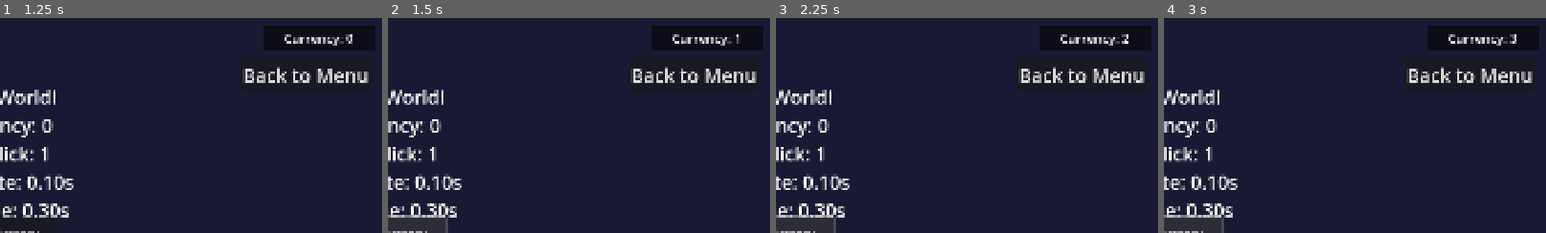
Above: before the commit, frames 1-4 (left to right).
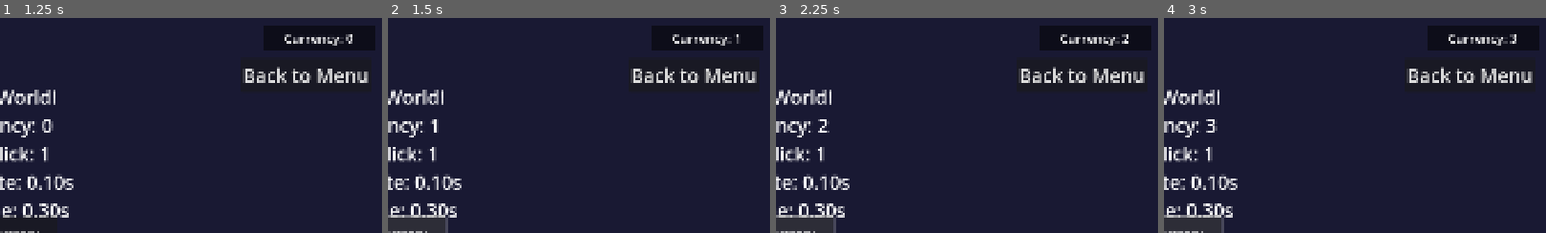
Above: after the commit, the same moments.

Repository: aaronleebrooks/weenieworld
Game: Godot game, scene res://scenes/main_menu/MainMenu.tscn
Same seed, same stepped clock (60 frames per second), same inputs: the game is played once before the commit and once after it.
Inputs:
- Up to frame 1 (1.25 s): click "New Game" at 0.5 s
- Up to frame 2 (1.5 s): click "Gain Currency" at 1.25 s
- Up to frame 3 (2.25 s): click "Gain Currency" at 2 s
- Up to frame 4 (3 s): click "Gain Currency" at 2.75 s
The pictures show only the part of the screen within x 50-100%, y 0-50%; the shares and areas given below are measured in that part.

Frame 1 is identical in both runs. In frame 2, 0.2% of the frame differs, in the area x 11-14%, y 47-54%; in frame 3, 0.1%; in frame 4, less than 0.1%.

Commit message:
Fix progress bar visibility and click detection reliability - continuous holding and 200ms buffer

Diff:
--- a/scenes/game/CurrencyGainButton.gd
+++ b/scenes/game/CurrencyGainButton.gd
@@ -120,7 +120,7 @@
 	# Start hold action if button has been pressed for a short time
 	if is_pressed and not is_held and click_manager and not click_manager.is_action_in_progress():
 		# Use a timer to detect hold vs click
-		await get_tree().create_timer(0.1).timeout  # 100ms delay
+		await get_tree().create_timer(0.2).timeout  # 200ms delay (increased for better click reliability)
 		if is_pressed and click_manager and not click_manager.is_action_in_progress():
 			print("CurrencyGainButton: Starting hold action")
 			click_manager.start_hold_action()
@@ -139,7 +139,7 @@
 		var current_time = Time.get_ticks_msec()
 		var hold_duration = (current_time - _hold_start_time) / 1000.0
 
-		if hold_duration >= 0.1:  # 100ms hold threshold
+		if hold_duration >= 0.2:  # 200ms hold threshold (increased for better click reliability)
 			print("CurrencyGainButton: Starting hold action (process)")
 			click_manager.start_hold_action()
 			is_held = true
--- a/scenes/game/Game.gd
+++ b/scenes/game/Game.gd
@@ -11,6 +11,11 @@
 
 	# Connect to viewport size changes using native event system
 	get_viewport().size_changed.connect(_on_viewport_size_changed)
+
+	# Connect to currency changes to update display
+	var currency_manager = get_node("/root/CurrencyManager")
+	if currency_manager:
+		currency_manager.currency_changed.connect(_on_currency_changed)
 
 	# Initial responsive sizing
 	_update_responsive_layout()
@@ -81,6 +86,10 @@
 	else:
 		print("Failed to create manual save!")
 
+func _on_currency_changed(new_balance: int, change_amount: int):
+	"""Update display when currency changes"""
+	display_game_data()
+
 
 
 func _input(event):
--- a/scenes/game/ProgressBar.gd
+++ b/scenes/game/ProgressBar.gd
@@ -62,7 +62,12 @@
 func _on_click_completed(click_type: String, currency_gained: int):
 	"""Handle click completion"""
 	print("ProgressBar: Click completed - ", click_type, " gained ", currency_gained, " currency")
-	# Progress bar will be hidden by click_state_changed signal
+	# For hold actions, keep the progress bar visible and restart
+	if click_type == "hold":
+		# Reset progress and keep visible for continuous holding
+		current_progress = 0.0
+		_update_progress_display("hold")
+		print("ProgressBar: Restarting hold progress bar")
 
 func _update_progress_display(click_type: String):
 	"""Update the visual progress bar"""
--- a/scripts/autoload/ClickManager.gd
+++ b/scripts/autoload/ClickManager.gd
@@ -164,7 +164,6 @@
 func _on_idle_progress_complete() -> void:
 	"""Handle completion of idle progress"""
 	print("ClickManager: Idle progress completed")
-	is_holding = false
 	idle_progress = 1.0
 	emit_signal("click_progress_updated", 1.0, "hold")
 
@@ -173,6 +172,12 @@
 		var amount = currency_manager.currency_per_click
 		currency_manager.gain_currency(amount, "hold_action")
 		emit_signal("click_completed", "hold", amount)
+
+		# For continuous holding, restart the timer if still holding
+		if is_holding:
+			idle_progress = 0.0
+			idle_progress_timer.start()
+			print("ClickManager: Restarting hold timer for continuous holding")
 	else:
 		print("ClickManager: CurrencyManager not found!")
 
